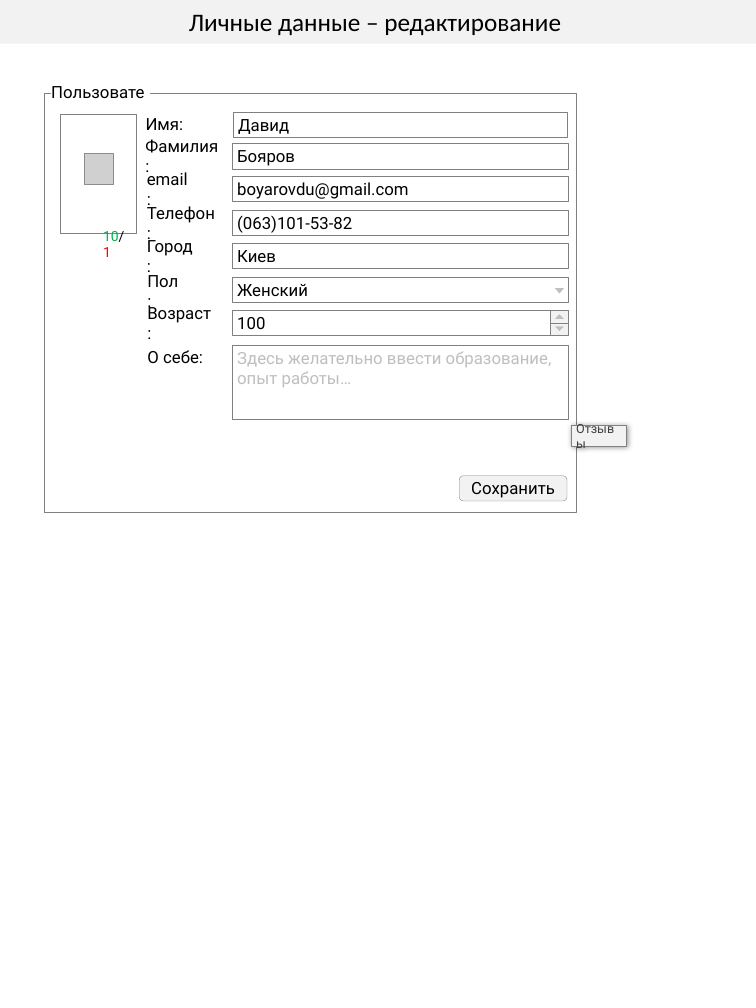
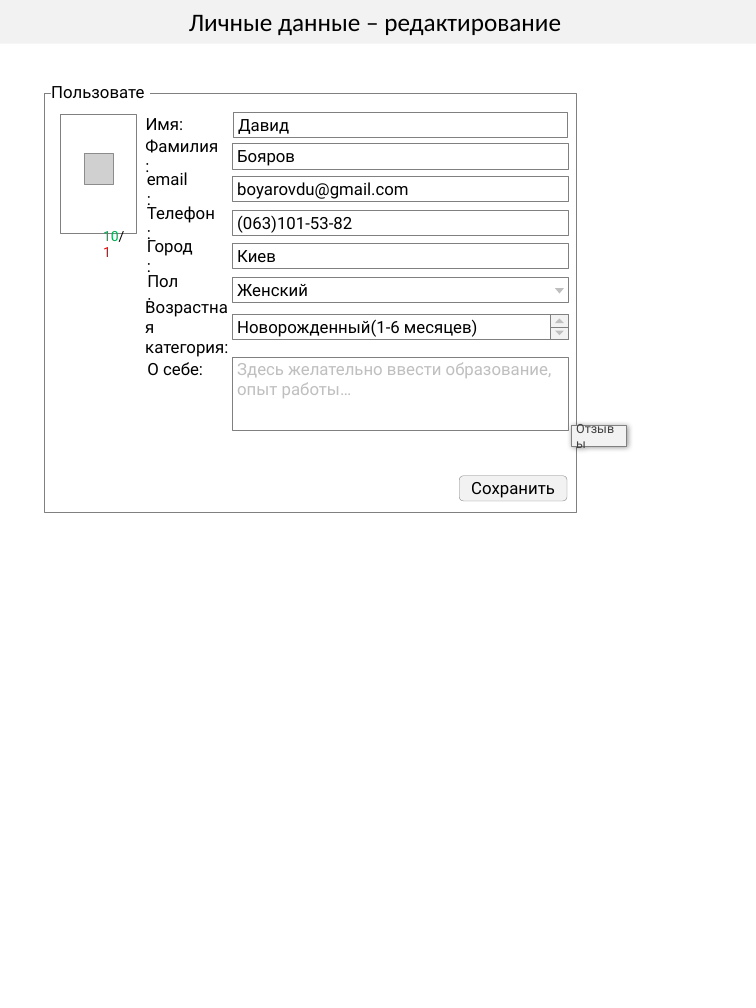
Before and after one commit to boyarovdu/Business, a slide deck: slide 4 of Презентация1.pptx. Drawn at 756x1008 pixels with LibreOffice and Linux fonts; fonts in the diff are those of the drawing; grey boxes stand for pictures; background and template pictures are left out. Boxes give left, top, right and bottom in pixels: in the first picture for what was removed or moved away, otherwise in the second. Text is boxed around its words. In the diff, an @@ line names an element or a change of style, - is before the commit and + after.

```diff
--- a/Презентация1.pptx
+++ b/Презентация1.pptx
@@ 3 rectangles, 2 triangles moved together from (x1=232, y1=310, x2=569, y2=336) to (x1=232, y1=314, x2=569, y2=340) @@
@@ text in rectangle at (x1=237, y1=319, x2=478, y2=337): text changed @@
-100
+Новорожденный(1-6 месяцев)
@@ text "О себе:" moved from (x1=147, y1=350, x2=203, y2=363) to (x1=147, y1=362, x2=203, y2=375) @@
@@ text at (x1=145, y1=344, x2=228, y2=357): text changed @@
-Возраст:
+Возрастная
+категория:
@@ rectangle "Здесь желательно ввести образование," moved from (x1=232, y1=346, x2=569, y2=419) to (x1=232, y1=357, x2=569, y2=430) @@
```
Also in this commit, not shown: 5 other slides changed, 2 other files.
